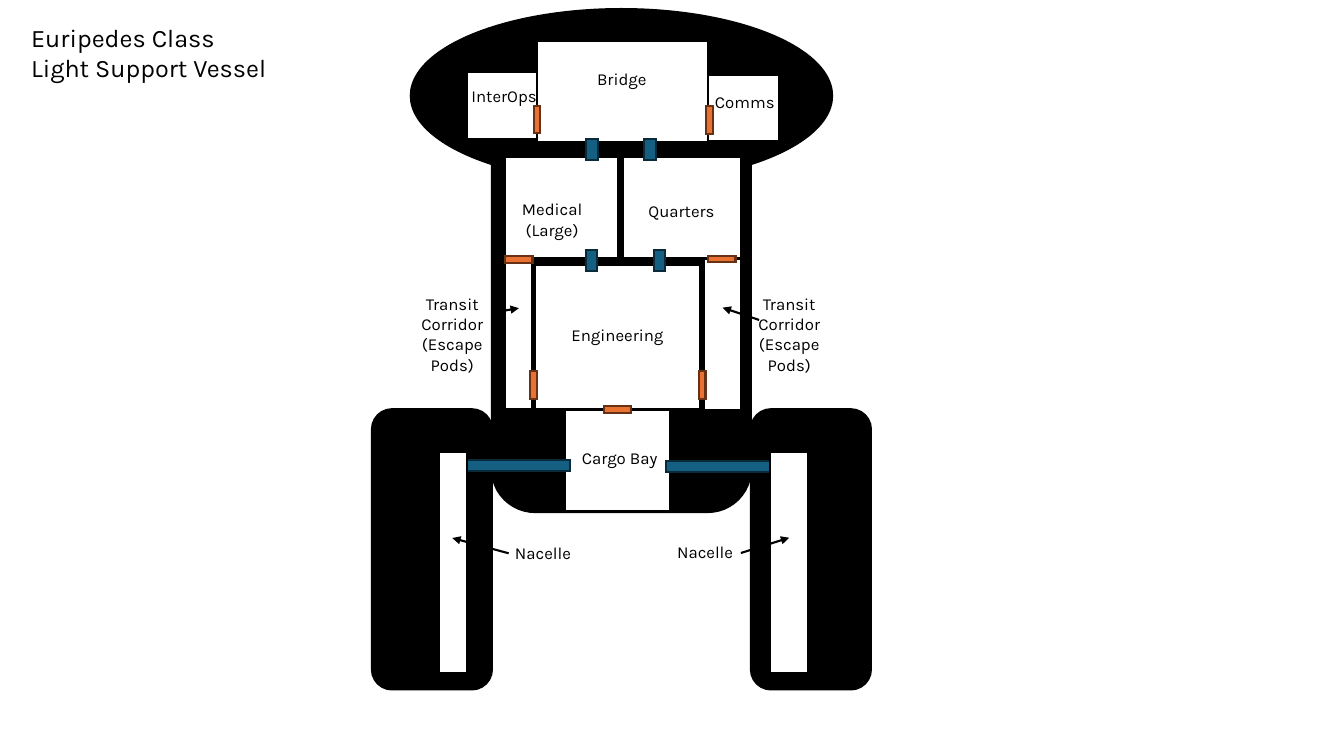
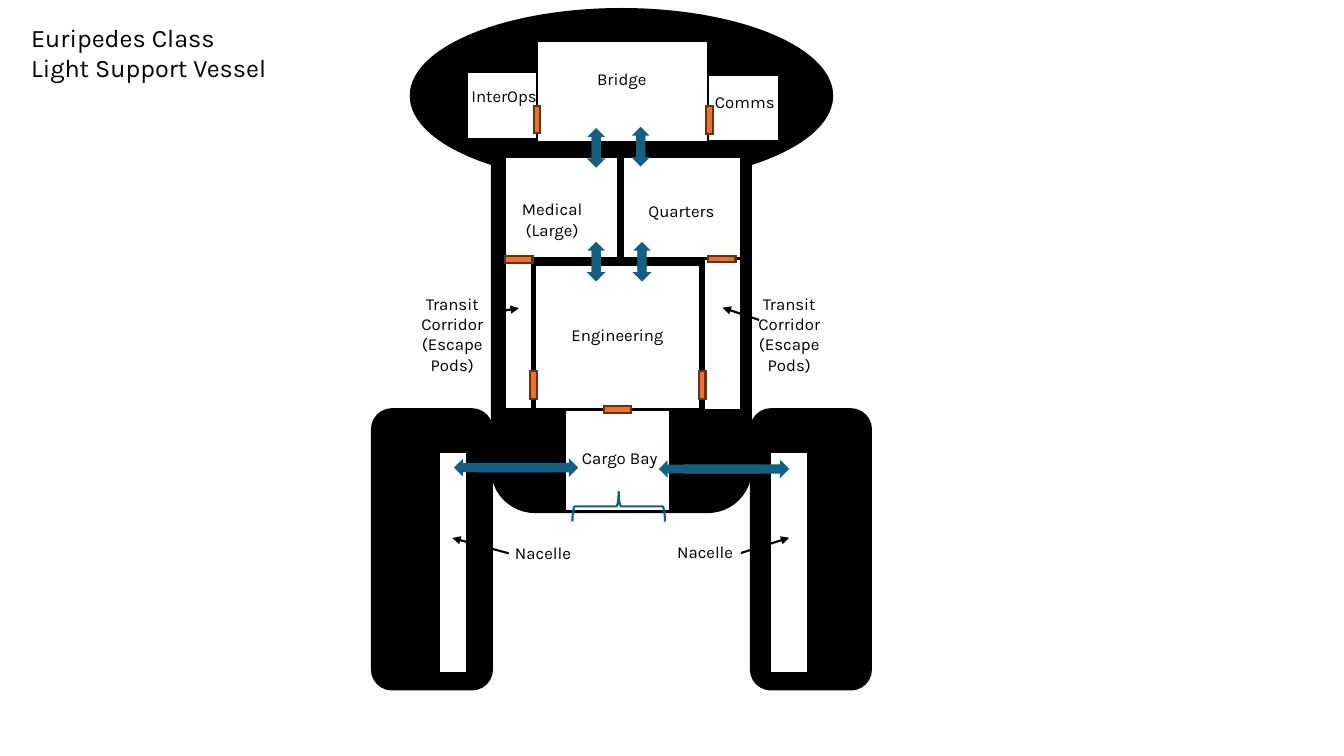
Before and after one commit to pearsonh/ProjectHullraker, a slide deck: slide 3 of Project Hullraker Diagrams.pptx. Drawn at 1344x756 pixels with LibreOffice and Linux fonts; fonts in the diff are those of the drawing. Boxes give left, top, right and bottom in pixels: in the first picture for what was removed or moved away, otherwise in the second. Text is boxed around its words. In the diff, an @@ line names an element or a change of style, - is before the commit and + after.

```diff
--- a/Project Hullraker Diagrams.pptx
+++ b/Project Hullraker Diagrams.pptx
@@ rectangle removed at box(587, 139, 599, 160) @@
@@ right arrow added at box(587, 129, 605, 160), fill #156082 @@
@@ right arrow added at box(588, 135, 606, 167), fill #156082 @@
@@ right arrow added at box(632, 134, 650, 166), fill #156082 @@
@@ right arrow added at box(632, 128, 650, 159), fill #156082 @@
@@ rectangle removed at box(644, 139, 656, 160) @@
@@ rectangle removed at box(586, 250, 598, 271) @@
@@ right arrow added at box(587, 242, 605, 274), fill #156082 @@
@@ right arrow added at box(588, 249, 606, 281), fill #156082 @@
@@ right arrow added at box(633, 249, 651, 281), fill #156082 @@
@@ right arrow added at box(633, 242, 651, 274), fill #156082 @@
@@ rectangle removed at box(654, 250, 666, 271) @@
@@ right arrow added at box(454, 459, 552, 477), fill #156082 @@
@@ rectangle removed at box(465, 460, 570, 471) @@
@@ right arrow added at box(478, 459, 578, 477), fill #156082 @@
@@ right arrow added at box(659, 460, 762, 478), fill #156082 @@
@@ rectangle removed at box(666, 461, 771, 472) @@
@@ right arrow added at box(685, 460, 789, 478), fill #156082 @@
@@ right brace added at box(573, 491, 665, 521), outline #156082 1.5 pt @@
```
Also in this commit, not shown: 3 other files.
